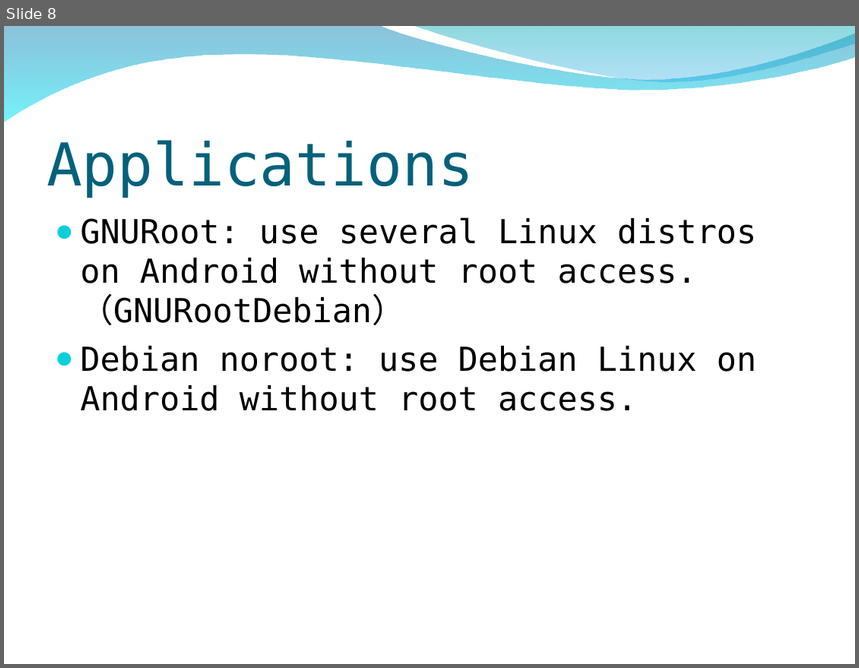
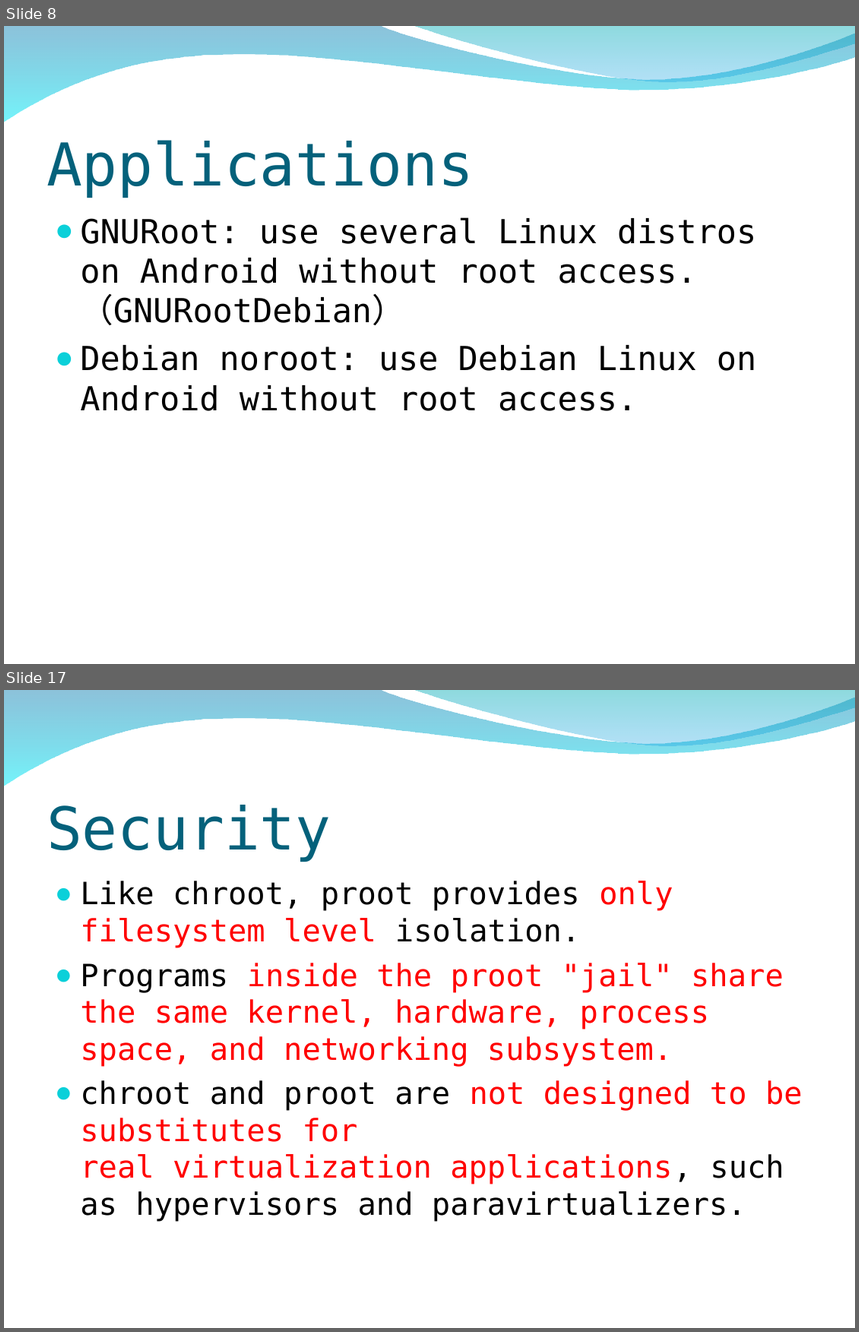
Before and after one commit to peter279k/regular_meeting, a slide deck: Proot.ppt. Shown one above the other, each under a label of ours: slide 8 before the commit, slides 8 and 17 after it; the slides between them are not shown. The pictures are 859x668 and 859x1332 pixels, drawn with LibreOffice and Linux fonts; fonts in the diff are those of the drawing; background and template pictures are left out. Boxes give left, top, right and bottom in pixels: in the first picture for what was removed or moved away, otherwise in the second. Text is boxed around its words. In the diff, an @@ line names an element or a change of style, - is before the commit and + after.

Commit message:
add proot info build 心得與安全性議題

```diff
--- a/Proot.ppt
+++ b/Proot.ppt
@@ slide 17 added at (x1=4, y1=690, x2=855, y2=1328), background picture (left out); not listed: 2 template elements that a slide beside it also shows @@
@@ title added at (x1=47, y1=805, x2=332, y2=862), 50 pt, text #04617B @@
+Security
@@ text added at (x1=80, y1=881, x2=803, y2=1222), 26 pt, text #FF0000 @@
+● Like chroot, proot provides only filesystem level isolation.
+● Programs inside the proot "jail" share the same kernel, hardware, process space, and networking subsystem.
+● chroot and proot are not designed to be substitutes for real virtualization applications, such as hypervisors and paravirtualizers.
```
Also in this commit, not shown: 2 slides changed, 10 other slides added.
